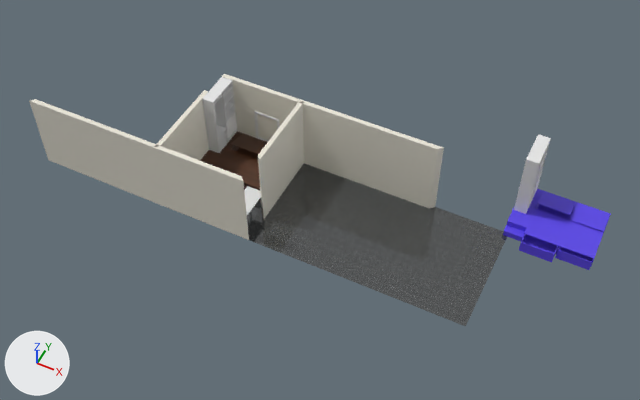
Renders of the Blender file Podium_bedroom.blend from each side of a commit.
Before and after are seen from a 50 mm lens placed at (2.83, -18.52, 21.59), pointed at (-5.53, -1.81, 0.7). Lighting does not change. The marker at lower left points along +X, +Y and +Z.

Names of what the first picture shows: 'Cube', 'Cube.001', 'Cube.002', 'Cube.006', 'Cube.011', 'Floor', 'Wall Mesh.001', 'Wall Mesh.002', 'Wall Mesh.003', 'Wall Mesh.004'.
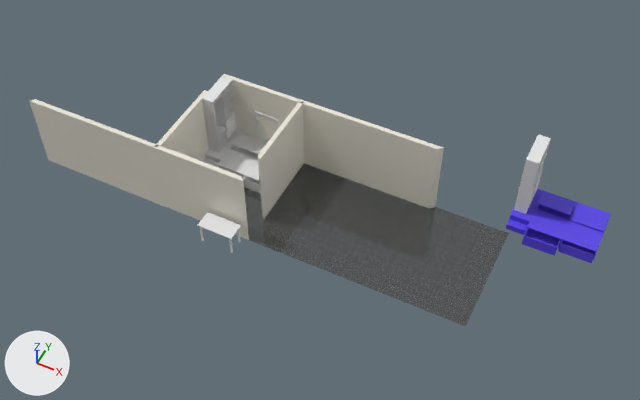
Edits to the bpy script that builds the scene:
```text
Change me_cube:
    where me_cube.from_pydata(...)  # 181 vertices, 165 faces; spans x -1.0..1.82, y -1.37..1.0, z -1.0..-0.32
    used by ob_cube; location = (1.0, 1.0, 1.0)
    me_cube part 1: all 118 vertices in x -1.0..1.82, y -1.37..-0.42, z -1.0..-0.58 are moved by (0.0, 0.29, 0.0)
Change me_cube_005:
    where me_cube_005.from_pydata(...)  # 181 vertices, 165 faces; spans x -1.0..1.82, y -1.37..1.0, z -1.0..-0.32
    remove me_cube_005.materials.append(mat_autumn_leaves)
Change ob_cube_011:
    ob_cube_011.rotation_euler: (0.0, 0.0, 1.571) -> (0.0, 0.0, 0.0)  # degrees (0, 0, 90) -> degrees (0, 0, 0)
    ob_cube_011.location: (-7.27, -3.51, 0.41) -> (-8.31, -4.44, 0.41)
Change ob_cube_002:
    ob_cube_002.location: (-9.63, -0.59, 0.79) -> (-9.64, -0.58, 0.79)
```

Location of each change, (x1, y1, x2, y2) in pixels of the pictures (640 x 400 px; the box of a moved part takes in the faces that stretch with it):
'Cube', reshaped (9% shorter): before (503, 189, 611, 270); after (506, 189, 611, 263)
'Cube.006', recoloured (brown to grey): (201, 131, 267, 202) in both
'Cube.002', moved: before (202, 77, 237, 153); after (202, 76, 237, 153)
'Cube.011', moved, turned: before (244, 186, 262, 215); after (197, 212, 241, 253)
part 1 of me_cube, moved or reshaped: before (503, 212, 598, 270); after (506, 212, 598, 263)
